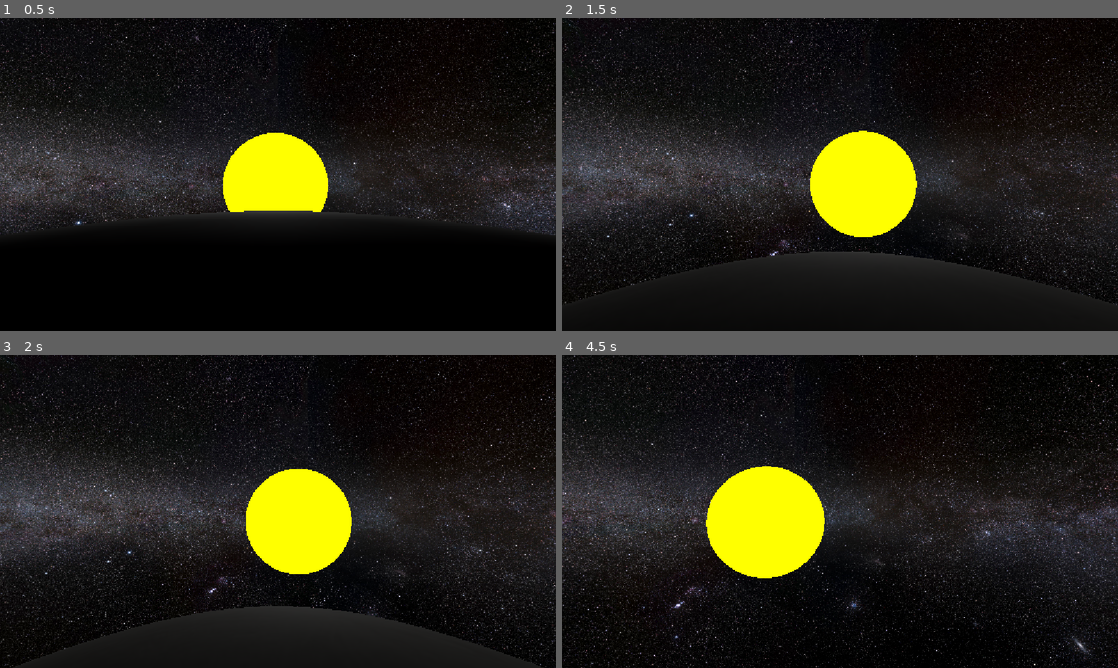
Above: before the commit, frames 1-4 (two rows, left to right).
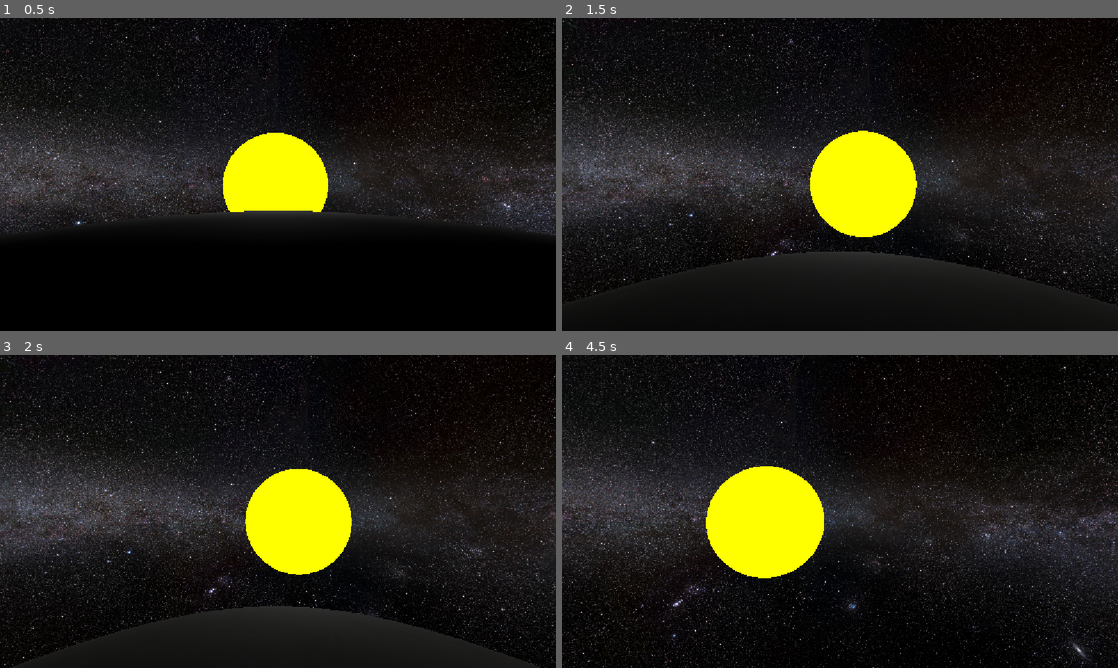
Above: after the commit, the same moments.

Repository: ChrisSor54/AstroExplorer
Game: Godot game, scene res://scenes/main.tscn
The game is run twice, just before and just after one commit, with the same random seed, the same clock (stepped at 60 frames per second) and the same inputs.
Inputs (mouse positions are in pixels of both pictures, inside the frame that each line leads up to):
- Up to frame 1 (0.5 s): no input
- Up to frame 2 (1.5 s): move the mouse to (867, 174) at 0.52 s; hold Space (fly_up) from 0.53 s (still down); tap F (toggle_firstperson) at 0.6, 1.35 s; move the mouse to (812, 174) at 1.27 s
- Up to frame 3 (2 s): keep holding Space (fly_up)
- Up to frame 4 (4.5 s): move the mouse to (851, 505) at 2.02 s; tap F (toggle_firstperson) every 0.75 s from 2.1 to 4.35 s; move the mouse to (834, 517) at 2.77 s; move the mouse to (878, 514) at 3.52 s; tap Escape (toggle_mouselook) at 4.15 s; tap Enter at 4.25 s; move the mouse to (673, 464) at 4.27 s; release Space (fly_up) at 4.28 s; hold A (left) from 4.28 s (still down); click (673, 464) at 4.42 s

Frame 1 is identical in both runs. In frame 2, 9.3% of the frame differs, in the area x 0-100%, y 0-92%; in frame 3, 9.7%; in frame 4, 14%, in the area x 0-100%, y 0-100%.

Commit message:
did some stuff

Diff:
--- a/scenes/grav_body.gd
+++ b/scenes/grav_body.gd
@@ -70,15 +70,19 @@
 	var new_basis = Basis.from_euler(global_rotation + constant_angular_velocity*delta)
 	global_transform = Transform3D(new_basis, new_position)
 
-func get_gravity_vector_between(target_body: GravBody) -> Vector3:
-	return get_gravity_vector_from(target_body.global_position, target_body.mass)
+func get_gravity_vector_between(target_body: GravBody, distance_power: int = 2) -> Vector3:
+	return get_gravity_vector_from(target_body.global_position, target_body.mass, distance_power)
 
-func get_gravity_vector_from(target_position: Vector3, target_mass: float = 1.0) -> Vector3:
+func get_gravity_vector_from(target_position: Vector3, target_mass: float = 1.0, distance_power: int = 2) -> Vector3:
 	var normal := global_position - target_position
-	var sqr_distance = normal.length_squared()
-	if abs(sqr_distance) <= 0.001:
+	var distance_factor
+	if distance_power == 2:
+		distance_factor = normal.length_squared()
+	else:
+		distance_factor = pow(normal.length(), abs(distance_power))
+	if abs(distance_factor) <= 0.001:
 		return Vector3.ZERO
-	return normal.normalized()*(G*mass*target_mass/sqr_distance)
+	return normal.normalized()*(G*mass*target_mass/distance_factor)
 
 func apply_force(force_vector: Vector3):
 	acceleration += force_vector/mass
@@ -92,10 +96,10 @@
 		return
 	var sync_setting = sync_to_physics
 	sync_to_physics = false
-	#var forward_vector = orbit_parent.global_transform.basis.z.normalized()
-	#var left_vector = orbit_parent.global_transform.basis.x.normalized()
+	var forward_vector = orbit_parent.global_transform.basis.z.normalized()
+	var left_vector = orbit_parent.global_transform.basis.x.normalized()
 	var M := orbit_parent.mass
 	var orbital_speed = sqrt((G*M)/distance)
-	global_position = orbit_parent.global_position + -Vector3.FORWARD*distance
-	linear_velocity = orbit_parent.linear_velocity + (-Vector3.LEFT*orbital_speed).rotated(Vector3.FORWARD, inclination*(PI/2))
+	global_position = orbit_parent.global_position + forward_vector*distance
+	linear_velocity = orbit_parent.linear_velocity + (left_vector*orbital_speed).rotated(Vector3.FORWARD, inclination*(PI/2))
 	sync_to_physics = sync_setting
--- a/scenes/main.tscn
+++ b/scenes/main.tscn
@@ -58,8 +58,6 @@
 mesh = NodePath("MeshInstance3D")
 radius = 500.0
 surface_gravity = 20.0
-orbit_inclination = null
-angular_velocity = null
 
 [node name="CollisionShape3D" type="CollisionShape3D" parent="Star" unique_id=2125179676]
 shape = SubResource("SphereShape3D_lfxu0")
@@ -84,7 +82,6 @@
 surface_gravity = 9.8
 parent_body = NodePath("../Star")
 orbit_distance = 2000.0
-orbit_inclination = null
 
 [node name="CollisionShape3D" type="CollisionShape3D" parent="Planet" unique_id=72875803]
 shape = SubResource("SphereShape3D_hjb8m")
--- a/scenes/player.gd
+++ b/scenes/player.gd
@@ -25,21 +25,28 @@
 var parent_body: GravBody
 var parent_gravity: Vector3 = Vector3.ZERO
 
+
 var _is_reorienting: bool = false
-var _mouselook_enabled = true
+var _mouselook_enabled = true:
+	set(val):
+		_mouselook_enabled = val
+		if _mouselook_enabled:
+			Input.set_mouse_mode(Input.MOUSE_MODE_CAPTURED)
+		else:
+			Input.set_mouse_mode(Input.MOUSE_MODE_VISIBLE)
+
 var _thirdperson_enabled: bool = false
 var _mouse_sensitivity: float = 0.003
 var _mouse_delta: Vector2 = Vector2.ZERO
 
 # Called when the node enters the scene tree for the first time.
 func _ready() -> void:
-	Input.set_mouse_mode(Input.MOUSE_MODE_CAPTURED)
+	_mouselook_enabled = true
 	pass # Replace with function body.
 
 func _input(event: InputEvent) -> void:
 	if Input.is_action_just_pressed("toggle_mouselook"):
 		_mouselook_enabled = false
-		Input.set_mouse_mode(Input.MOUSE_MODE_VISIBLE)
 	if Input.is_action_just_pressed("toggle_firstperson"):
 		_thirdperson_enabled = !_thirdperson_enabled
 		if _thirdperson_enabled:
@@ -49,7 +56,6 @@
 
 	if event is InputEventMouseButton and Input.mouse_mode == Input.MOUSE_MODE_VISIBLE:
 		_mouselook_enabled = true
-		Input.set_mouse_mode(Input.MOUSE_MODE_CAPTURED)
 	if event is InputEventMouseMotion and _mouselook_enabled:
 		_mouse_delta = event.relative
 
--- a/scenes/star_system.gd
+++ b/scenes/star_system.gd
@@ -33,8 +33,8 @@
 			body1.apply_force(grav_vector)
 		if player:
 			var grav_vector = body1.get_gravity_vector_from(player.global_position, player.mass)
-			print(body1.name, ": ", grav_vector.length()/player.mass)
-			if grav_vector.length_squared() > player.parent_gravity.length_squared():
+			var parental_grav = body1.get_gravity_vector_from(player.global_position, player.mass, 3)
+			if parental_grav.length_squared() > player.parent_gravity.length_squared():
 				player.parent_body = body1
 				player.parent_gravity = grav_vector
 				#print((grav_vector/player.mass).length())
